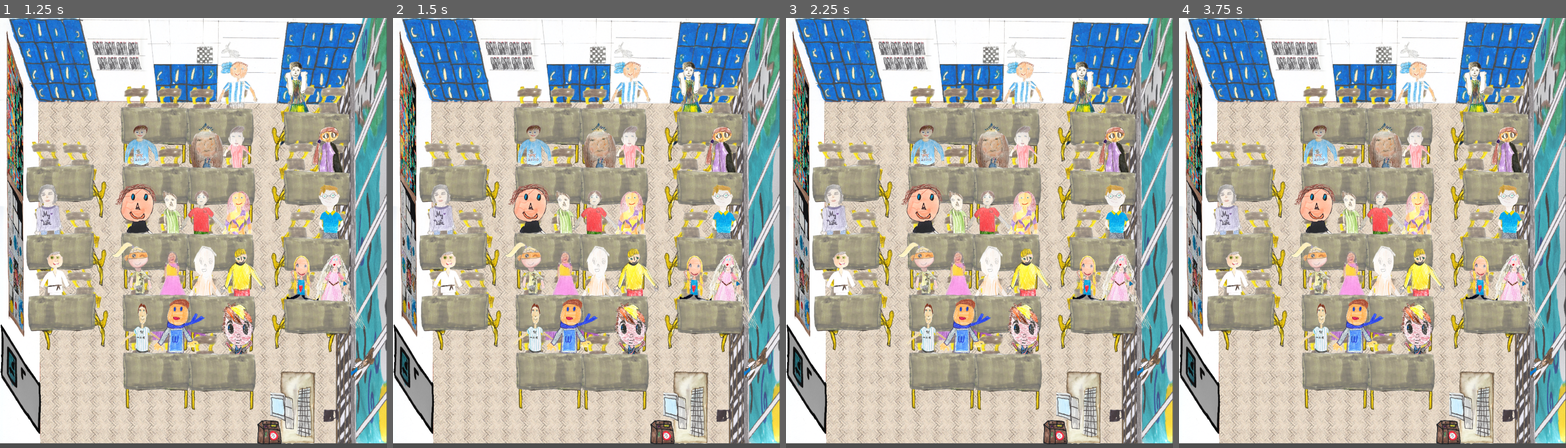
Above: before the commit, frames 1-4 (left to right).
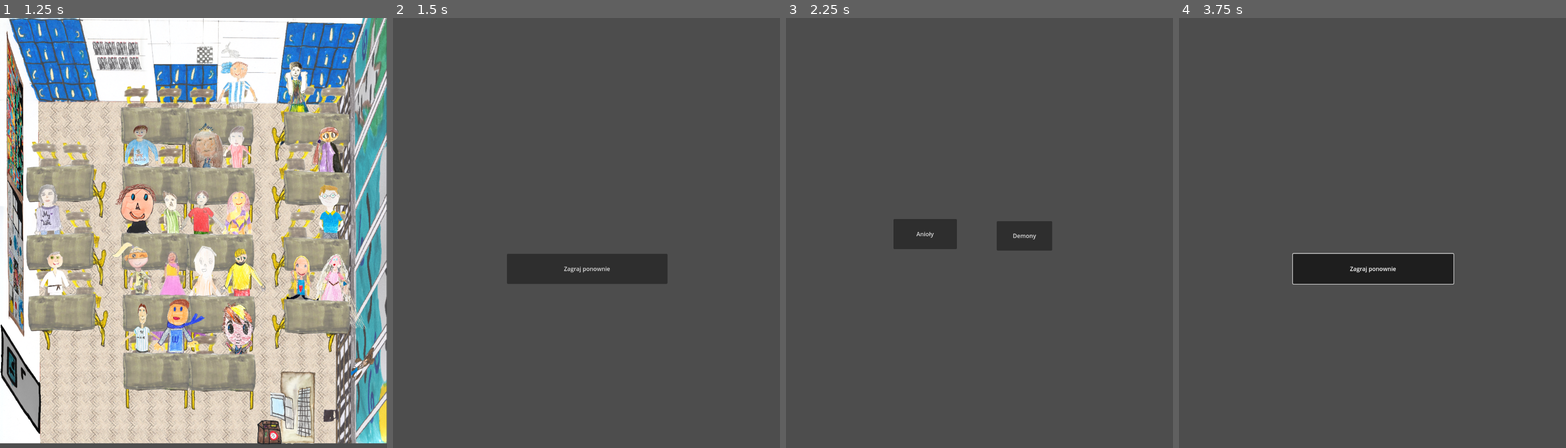
Above: after the commit, the same moments.

Repository: Whyshchuck/Laurka-2026
Game: Godot game, scene res://mode_selection.tscn
Two runs of this game, one before a commit and one after it. Both use one fixed random seed, a clock stepped at 60 frames per second and the inputs below.
Inputs (mouse positions are in pixels of both pictures, inside the frame that each line leads up to):
- Up to frame 1 (1.25 s): click "Anioły" at 0.5 s
- Up to frame 2 (1.5 s): tap Enter at 1.25 s; move the mouse to (671, 211) at 1.27 s; tap 0 at 1.35 s; click (671, 211) at 1.42 s
- Up to frame 3 (2.25 s): click (979, 267) at 2 s, where only the run after the commit has a clickable "Zagraj ponownie"
- Up to frame 4 (3.75 s): click (1418, 237) at 2.75 s, where only the run after the commit has a clickable "Demony"; move the mouse to (1295, 254) at 3.52 s; tap 0 at 3.6 s; click (1295, 254) at 3.67 s

Frame 1 is identical in both runs. In frame 2, 97% of the frame differs, in the area x 0-100%, y 0-100%; in frame 3, 97%; in frame 4, 97%.

Commit message:
Move to final screen when no pupils are moving in Hard mode

Diff:
--- a/classroom.gd
+++ b/classroom.gd
@@ -4,7 +4,10 @@
 @onready var status_timer := $StatusTimer
 @onready var moving_pupils_counter : Label = $MovingPupilsCounter
 
+var game_started := false
+
 var total_pupils := 0
+var moving_count := 0
 func _ready():
 	pupils_node = get_node("Pupils")  # Adjust path if Pupils is not a direct child
 	print("Current mode: ", Global.get_current_mode_name())
@@ -23,11 +26,19 @@
 			total_pupils += 1
 
 func _unhandled_input(event):
-	if event is InputEventKey and event.pressed and event.keycode == KEY_ESCAPE:
-		get_tree().change_scene_to_file("res://mode_selection.tscn")
+	if event is InputEventKey and event.pressed:
+		match event.keycode:
+			KEY_ESCAPE:
+				Global.go_to_mode_selection()
+			KEY_0:
+				Global.go_to_final_scene()
+
+	if game_started and moving_count == 0:
+		Global.go_to_final_scene()
 
 func activate_pupils():
 	status_timer.start()
+
 	if not pupils_node:
 		return
 
@@ -39,13 +50,15 @@
 	if not pupils_node:
 		return
 
-
-	var moving_count := 0
+	moving_count = 0
 
 	for pupil in pupils_node.get_children():
 		if pupil is CharacterBody2D and pupil.is_moving():
 			moving_count += 1
 
-	var status_text := "%d / %d" % [moving_count, total_pupils]
-	#print(status_text)
+	var status_text := "Aktywni uczniowie: %d / %d" % [moving_count, total_pupils]
+
 	moving_pupils_counter.text = status_text
+
+	if not game_started:
+		game_started = true
--- a/classroom.tscn
+++ b/classroom.tscn
@@ -585,10 +585,10 @@
 
 [node name="MovingPupilsCounter" type="Label" parent="."]
 z_index = 500
-offset_left = 900.0
-offset_top = 61.0
-offset_right = 901.0
-offset_bottom = 84.0
+offset_left = 84.0
+offset_top = 32.0
+offset_right = 85.0
+offset_bottom = 74.0
 theme_override_colors/font_color = Color(1, 0, 0, 1)
 theme_override_colors/font_outline_color = Color(0, 0, 0.996078, 1)
 theme_override_font_sizes/font_size = 30
--- /dev/null
+++ b/final.gd
@@ -0,0 +1,9 @@
+extends Control
+
+@onready var restart_button = $RestartButton
+
+func _ready() -> void:
+	restart_button.pressed.connect(_on_restart_button_pressed)
+
+func _on_restart_button_pressed() -> void:
+	Global.go_to_mode_selection()
--- /dev/null
+++ b/final.tscn
@@ -0,0 +1,18 @@
+[gd_scene load_steps=2 format=3 uid="uid://ckm3cywirkd4i"]
+
+[ext_resource type="Script" uid="uid://dxdwcilhbbhxh" path="res://final.gd" id="1_h0aww"]
+
+[node name="Final" type="Control"]
+layout_mode = 3
+anchors_preset = 0
+script = ExtResource("1_h0aww")
+
+[node name="RestartButton" type="Button" parent="."]
+offset_left = 336.0
+offset_top = 510.0
+offset_right = 784.0
+offset_bottom = 594.0
+text = "Zagraj ponownie"
+
+[node name="Camera2D" type="Camera2D" parent="."]
+position = Vector2(558, 452)
--- a/global.gd
+++ b/global.gd
@@ -6,3 +6,13 @@
 
 func get_current_mode_name() -> String:
 	return GameMode.keys()[current_mode]
+
+func start_game(game_mode: GameMode) -> void:
+	Global.current_mode = game_mode
+	get_tree().change_scene_to_file("res://classroom.tscn")
+
+func go_to_mode_selection() -> void:
+	get_tree().change_scene_to_file("res://mode_selection.tscn")
+
+func go_to_final_scene() -> void:
+	get_tree().change_scene_to_file("res://final.tscn")
--- a/mode_selection.gd
+++ b/mode_selection.gd
@@ -8,9 +8,7 @@
 	hard_mode_button.pressed.connect(_on_hard_pressed)
 
 func _on_easy_pressed():
-	Global.current_mode = Global.GameMode.EASY
-	get_tree().change_scene_to_file("res://classroom.tscn")
+	Global.start_game(Global.GameMode.EASY)
 
 func _on_hard_pressed():
-	Global.current_mode = Global.GameMode.HARD
-	get_tree().change_scene_to_file("res://classroom.tscn")
+	Global.start_game(Global.GameMode.HARD)
--- a/pupil.gd
+++ b/pupil.gd
@@ -12,8 +12,8 @@
 
 const COLOUR_NORMAL := Color(1, 1, 1, 1)
 const COLOUR_RESPAWN := Color(1, 0.3, 0.3, 1)
-const COLOUR_YELLOW := Color(0.822, 0.556, 0.313)
-const COLOUR_BLUE := Color(0.326, 0.532, 1.0)
+const COLOUR_CANCEL_RESPAWN := Color(0, 1, 0, 1)
+const COLOUR_LOCKED := Color(0.326, 0.532, 1.0, 1)
 
 const RESPAWN_TIMEOUT := 4
 const MAX_RESPAWN_COUNT := 3
@@ -97,7 +97,7 @@
 	start_respawn_timer()
 
 	if respawn_count > MAX_RESPAWN_COUNT:
-		texture_rect.modulate = COLOUR_BLUE
+		texture_rect.modulate = COLOUR_LOCKED
 
 func start_respawn_timer():
 	respawn_timer.start(RESPAWN_TIMEOUT + respawn_count)
@@ -111,21 +111,22 @@
 	respawn_timer.stop()
 	character_state = CharacterState.LOCKED
 	if respawn_count >= MAX_RESPAWN_COUNT:
-		texture_rect.modulate = COLOUR_BLUE
+		texture_rect.modulate = COLOUR_LOCKED
 	else:
-		blink(COLOUR_YELLOW)
+		blink(COLOUR_CANCEL_RESPAWN, 0, 0.5)
+		await get_tree().create_timer(0.5).timeout
 		start_respawn_timer()
 
 func _on_respawn_timer_timeout():
 	if character_state == CharacterState.LOCKED and respawn_count <= MAX_RESPAWN_COUNT:
 		character_state = CharacterState.RESPAWNING
-		blink(COLOUR_RESPAWN)
-		await get_tree().create_timer(1.3).timeout
+		blink(COLOUR_RESPAWN, 1, 0)
+		await get_tree().create_timer(1).timeout
 
 		if character_state == CharacterState.RESPAWNING:
 			pick_new_target()
 	elif respawn_count > MAX_RESPAWN_COUNT:
-		texture_rect.modulate = COLOUR_BLUE
+		texture_rect.modulate = COLOUR_LOCKED
 
 func blink(highlight_colour: Color, fade_in: float = 0.3, fade_out: float = 0.3):
 	if blink_tween and blink_tween.is_running():
@@ -136,6 +137,7 @@
 	blink_tween.tween_property(texture_rect, "modulate", highlight_colour, fade_in)
 	blink_tween.tween_property(texture_rect, "modulate", COLOUR_NORMAL, fade_out)
 
+
 func is_available() -> bool:
 	return character_state == CharacterState.READY
 
Not shown, added: final.gd.uid
Not shown: 1 places in mode_selection.tscn that only renumber resources
